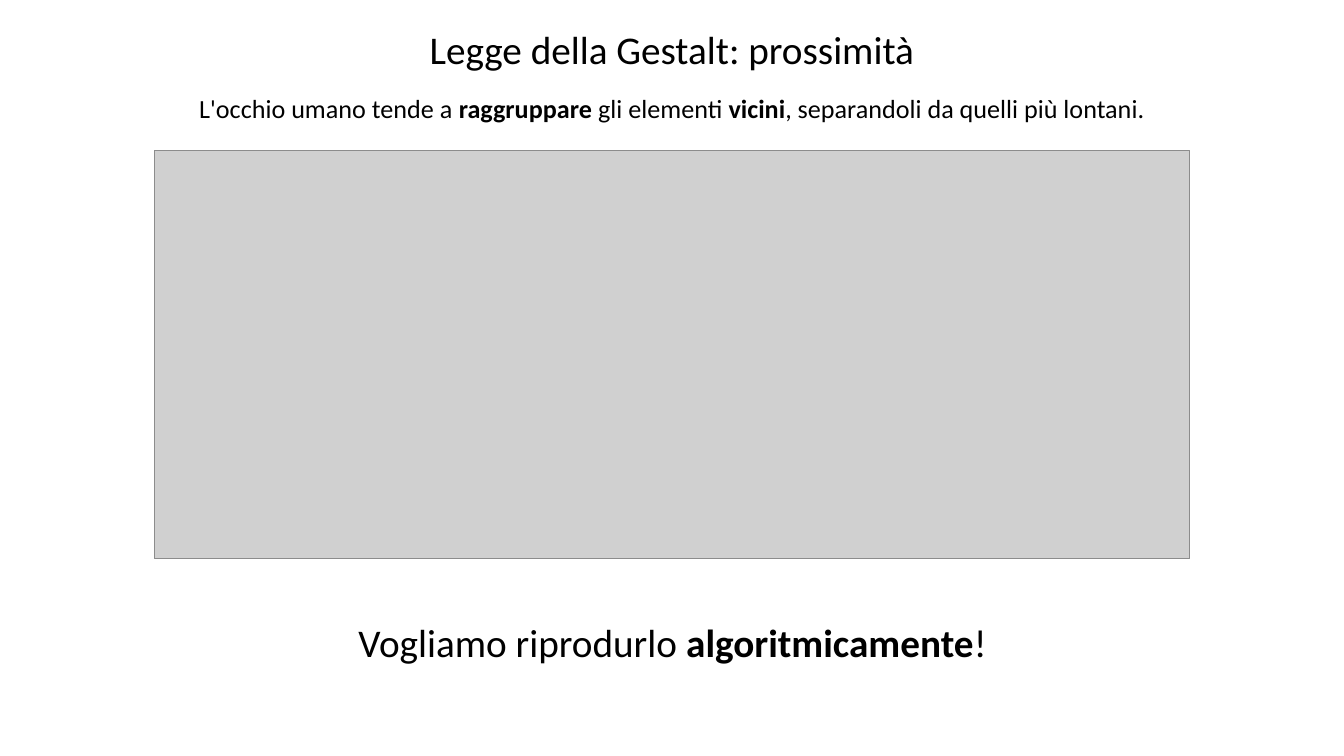
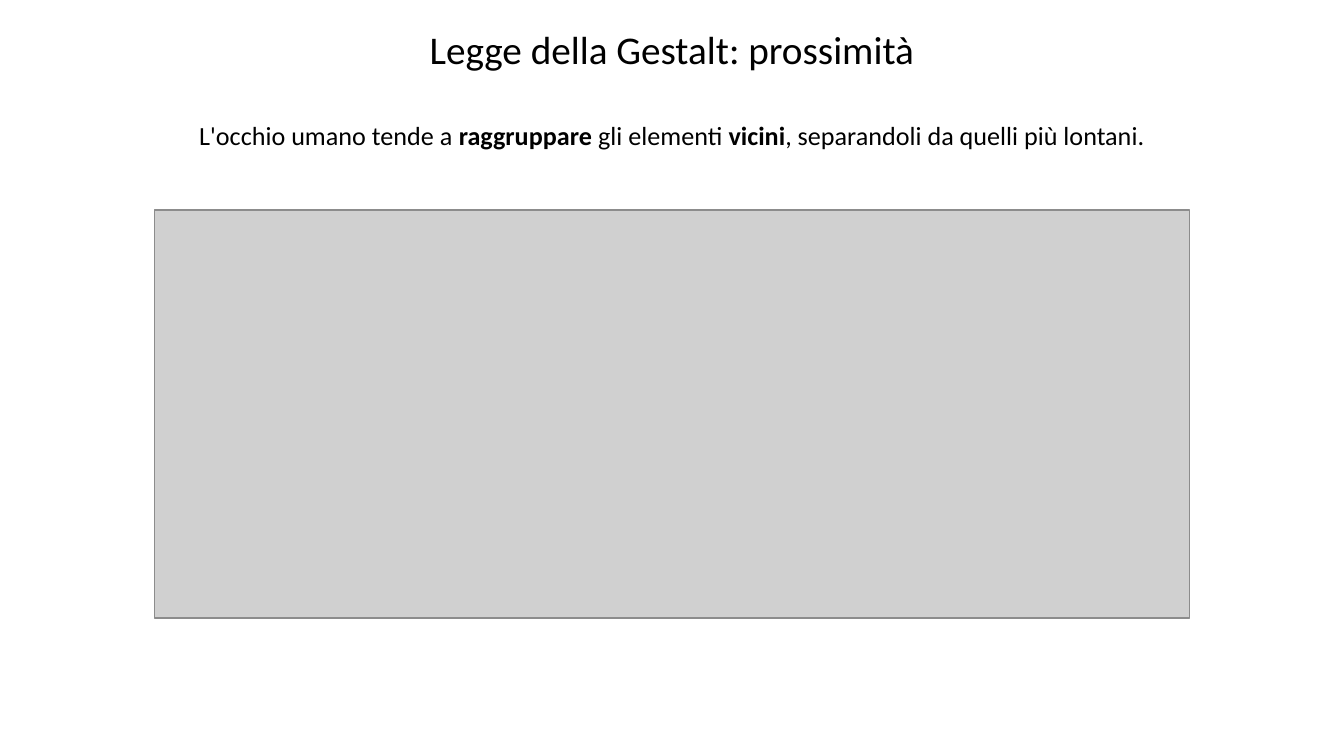
Before and after one commit to Teolul/Dot_Patterns_Perceptual_Grouping_RDG_vs_K-means, a slide deck: slide 8 of presentationITA.pptx (slide 6 before the commit). Drawn at 1344x756 pixels with LibreOffice and Linux fonts; fonts in the diff are those of the drawing; grey boxes stand for pictures; background and template pictures are left out. Boxes give left, top, right and bottom in pixels: in the first picture for what was removed or moved away, otherwise in the second. Text is boxed around its words. In the diff, an @@ line names an element or a change of style, - is before the commit and + after.

```diff
--- a/presentationITA.pptx
+++ b/presentationITA.pptx
@@ text "L'occhio umano tende a raggruppare ...": place and size @@
-text "L'occhio umano tende a raggruppare ..." at [199, 99, 1144, 123]
+text "L'occhio umano tende a raggruppare ..." at [199, 126, 1144, 150]
@@ picture: place and size @@
-picture at [155, 151, 1189, 559]
+picture at [155, 210, 1189, 618]
@@ text removed at [358, 629, 986, 664] @@
-Vogliamo riprodurlo algoritmicamente!
```
Also in this commit, not shown: 12 other slides changed, 5 slides added, 3 other files.
